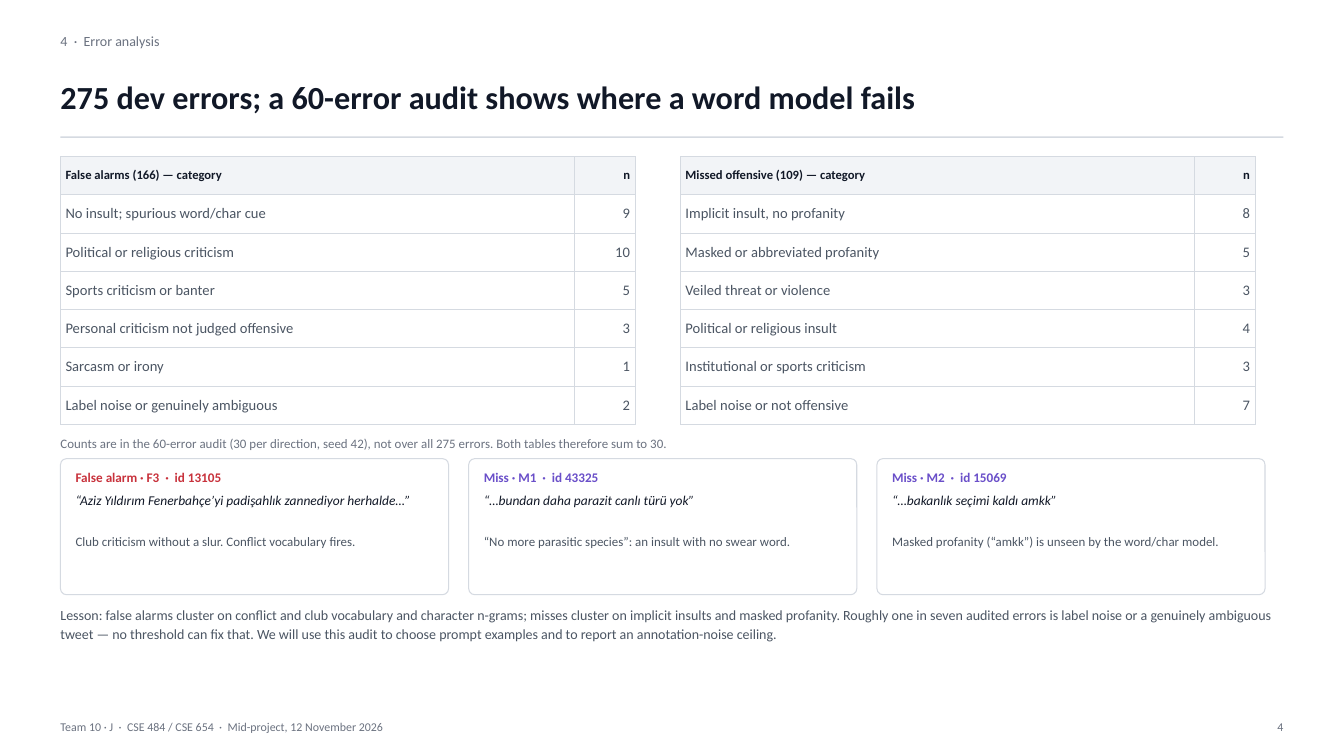
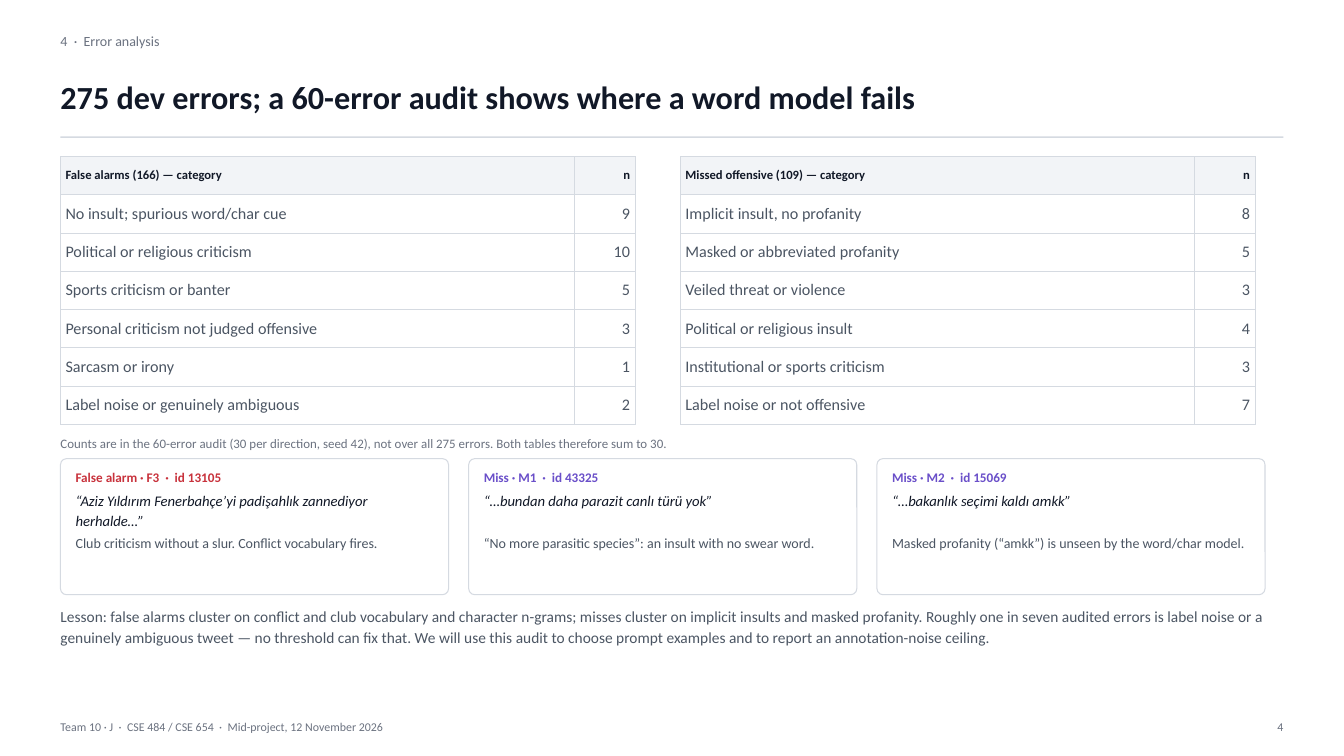
Before and after one commit to VesileHann/offenseval-tr-midproject, a slide deck: slide 4 of paper/Team10_MidProject.pptx. Drawn at 1344x756 pixels with LibreOffice and Linux fonts; fonts in the diff are those of the drawing. Boxes give left, top, right and bottom in pixels: in the first picture for what was removed or moved away, otherwise in the second. Text is boxed around its words. In the diff, an @@ line names an element or a change of style, - is before the commit and + after.

```diff
--- a/paper/Team10_MidProject.pptx
+++ b/paper/Team10_MidProject.pptx
@@ table at (x1=60, y1=156, x2=635, y2=417) @@
@@ size 10.4 to 11.5 pt in "No insult; spurious word/char cue", "9", "Political or religious criticism", "10" and 8 more places @@
@@ table at (x1=681, y1=156, x2=1255, y2=414) @@
@@ size 10.4 to 11.5 pt in "Implicit insult, no profanity", "8", "Masked or abbreviated profanity", "5" and 8 more places @@
@@ size 9.6 to 10.5 pt in 3 elements at (x1=76, y1=495, x2=368, y2=526), (x1=484, y1=495, x2=713, y2=509), (x1=892, y1=495, x2=1070, y2=509) @@
@@ size 9.2 to 10 pt in 3 elements at (x1=76, y1=538, x2=378, y2=550), (x1=484, y1=538, x2=815, y2=550), (x1=892, y1=538, x2=1245, y2=551) @@
@@ text "Lesson: false alarms cluster on ..." at (x1=60, y1=611, x2=1262, y2=646): size 10 to 11 pt @@
```
Also in this commit, not shown: 8 other slides changed, 1 other file.
